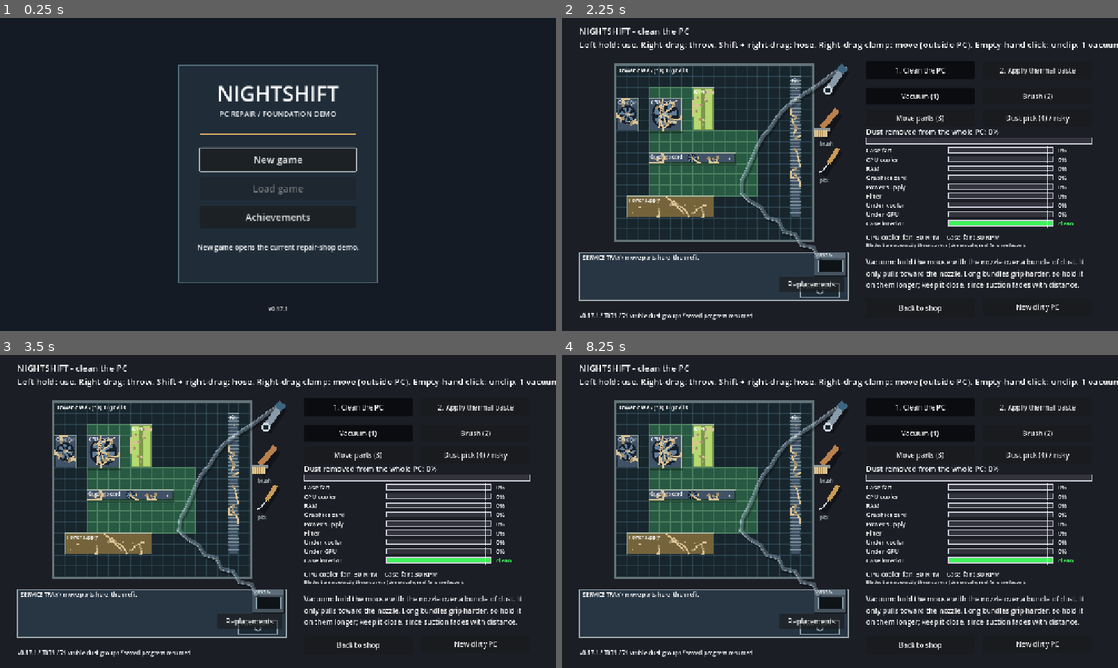
Above: before the commit, frames 1-4 (two rows, left to right).
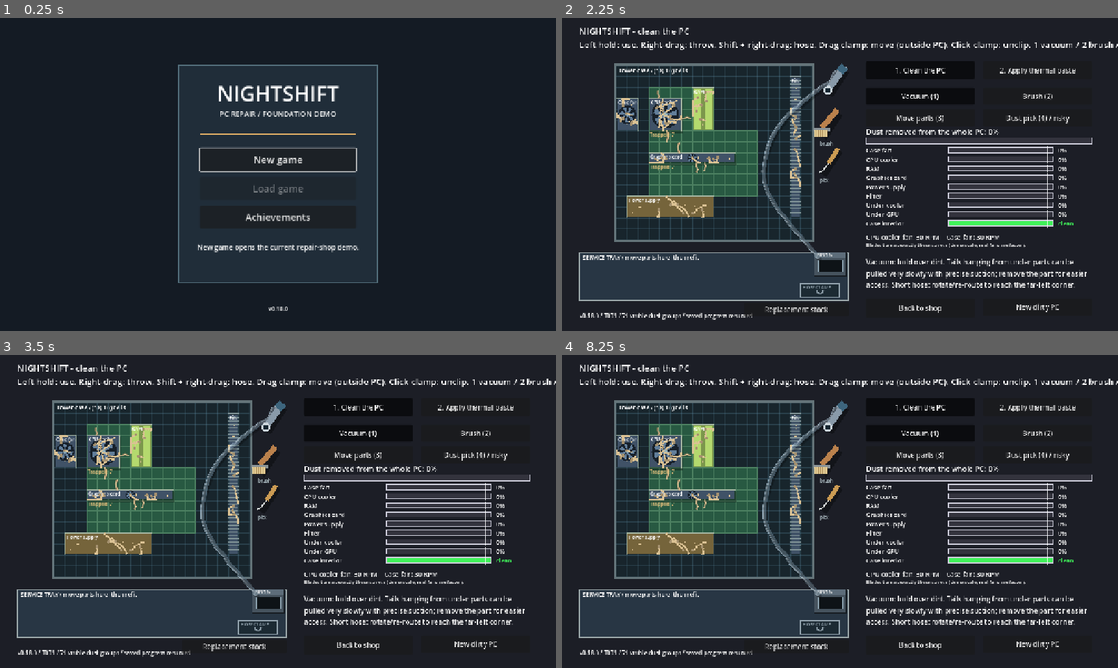
Above: after the commit, the same moments.

Repository: 123rearearcode/nighshift_real
Game: Godot game, scene res://scenes/start.tscn
Two runs of this game, one before a commit and one after it. Both use one fixed random seed, a clock stepped at 60 frames per second and the inputs below.
Inputs:
- Up to frame 1 (0.25 s): no input
- Up to frame 2 (2.25 s): click "New game" at 0.5 s; click "Run final check" at 1.25 s; click "Open repair bench (clean + pa…" at 2 s
- Up to frame 3 (3.5 s): click "1. Clean the PC" at 2.75 s
- Up to frame 4 (8.25 s): click "2. Apply thermal paste" at 3.5 s; click "Mount cooler (timed)" at 4.25 s; click "Wipe with cloth" at 5 s; click "Clear all paste (instant)" at 5.75 s; click "Paste: thermal ($3)" at 6.5 s; click "Paste: TOOTHPASTE (scam)" at 7.25 s; click "1. Clean the PC" at 8 s

The runs differ from the first frame. In frame 1, less than 0.1% of the frame differs, in the area x 50-52%, y 92-94%; in frame 2, 3.6%; in frame 3, 3.6%, in the area x 5-100%, y 7-96%; in frame 4, 3.6%.

Commit message:
v0.18.0: add trapped dust tails and fix clamp, hose reach and mount put-down
Expose existing pinned dust through short threads with slow precision suction. Make clamp left/right draggable without button overlap, calibrate base hose corner reach, and allow tool put-down throughout cooler mounting. Record cooler visual proposals separately.

Co-Authored-By: Codex GPT 6.1 Sol (model id gpt-6.1-sol) <noreply@openai.com>

Diff:
--- a/project.godot
+++ b/project.godot
@@ -11,7 +11,7 @@
 [application]
 
 config/name="Nightshift Foundation Trial"
-config/version="0.17.1"
+config/version="0.18.0"
 run/main_scene="res://scenes/start.tscn"
 config/features=PackedStringArray("4.7")
 
--- a/scripts/bench/dust_sim.gd
+++ b/scripts/bench/dust_sim.gd
@@ -12,6 +12,10 @@
 
 const DustZones = preload("res://scripts/data/dust_zones.gd")
 
+const TAIL_LIMIT: int = 3             # show only a few representative threads per installed part
+const TAIL_REACH: float = 12.0        # precision suction: the nozzle must touch an exposed thread
+const TAIL_PULL: float = 0.9          # slower than ordinary 4.0 pull; disassembly remains faster
+const TAIL_GRIP: float = 1.8          # extra resistance from the part pinning the chain
 const TOOL_VACUUM: int = 0
 const TOOL_BRUSH: int = 1
 
@@ -291,6 +295,63 @@
 func is_hidden(b: int) -> bool:
     return hidden_zones.has(b_zone[b])
 
+
+# Real trapped dirt, represented by a short visible thread beyond the housing edge.
+# This creates no extra particles/mass and never reveals the whole hidden bundle.
+func tail_nodes(b: int) -> PackedVector2Array:
+    var out := PackedVector2Array()
+    if b_state[b] == GONE or not is_hidden(b): return out
+    var list: Array = zone_bundles[b_zone[b]]
+    var candidates: Array = []
+    for index in range(list.size()-1,-1,-1):
+        var other: int = int(list[index])
+        if b_state[other] != GONE and b_n[other] > 1: candidates.append(other)
+    if candidates.is_empty():
+        for index in range(list.size()-1,-1,-1):
+            var other: int = int(list[index])
+            if b_state[other] != GONE: candidates.append(other)
+    var rank: int = candidates.find(b)
+    if rank < 0 or rank >= TAIL_LIMIT: return out
+    var cover: String = str(_zones[b_zone[b]].get("covered_by",""))
+    for blocker: Dictionary in blockers:
+        if str(blocker["id"]) != cover: continue
+        var rect: Rect2 = blocker["rect"]
+        var at: Vector2 = b_center[b].clamp(rect.position+Vector2.ONE*3.0,rect.end-Vector2.ONE*3.0)
+        var gaps: Array = [at.x-rect.position.x,rect.end.x-at.x,at.y-rect.position.y,rect.end.y-at.y]
+        var normals: Array = [Vector2.LEFT,Vector2.RIGHT,Vector2.UP,Vector2.DOWN]
+        var side: int = 0
+        for edge in range(1,4):
+            if float(gaps[edge]) < float(gaps[side]): side = edge
+        var normal: Vector2 = normals[side]
+        var lip: Vector2 = at+normal*float(gaps[side])
+        var length: float = (18.0+float(b%3)*3.0 if b_n[b] > 1 else 9.0)+b_stress[b]*4.0
+        var points: int = 4 if b_n[b] > 1 else 2
+        for k in range(points):
+            var along: float = float(k)/float(points-1)
+            var wobble: float = sin(float(b*5+k*2)+b_life[b]*18.0)*b_stress[b]*1.0
+            var point: Vector2 = lip+normal*(-1.0+along*length)+normal.orthogonal()*(sin(float(b+k*2))*2.0+wobble)
+            out.append(point.clamp(case_bounds.position+Vector2.ONE,case_bounds.end-Vector2.ONE))
+        return out
+    return out
+
+
+func _step_tail(b: int, delta: float, tool_pos: Vector2, vac_on: bool) -> void:
+    var tail: PackedVector2Array = tail_nodes(b)
+    var outside: bool = true
+    for blocker: Dictionary in blockers:
+        if (blocker["rect"] as Rect2).grow(1.0).has_point(tool_pos): outside = false
+    if vac_on and outside and not tail.is_empty() and _nearest_dist(tail,tool_pos) <= TAIL_REACH:
+        b_pull[b] += TAIL_PULL*vac_ramp*delta
+        b_life[b] += delta
+    else:
+        b_pull[b] = maxf(0.0,b_pull[b]-PULL_DECAY*delta)
+    var target: float = b_grip[b]*TAIL_GRIP
+    b_stress[b] = clampf(b_pull[b]/target,0.0,1.0)
+    if b_pull[b] >= target:
+        swallowed += b_remaining[b]
+        _remove(b)
+        motion_changed = true
+
 func has_access(b: int, tool_pos: Vector2) -> bool:
     if is_hidden(b): return false
     var zone_id: String = str(_zones[b_zone[b]]["id"])
@@ -354,7 +415,9 @@
     var existing: int = count
     for b in range(existing):
         var st: int = b_state[b]
-        if st == GONE or is_hidden(b):
+        if st == GONE: continue
+        if is_hidden(b):
+            _step_tail(b,delta,tool_pos,vac_on)
             continue
         if st == STUCK:
             _step_stuck(b, delta, tool_pos, tool_vel, vac_on, brushing, brush_k)
--- a/scripts/bench/hose_sim.gd
+++ b/scripts/bench/hose_sim.gd
@@ -7,8 +7,8 @@
 extends RefCounted
 
 const POINTS: int = 24
-const BASE_LENGTH: float = 640.0      # px; reaches every part of the PC from the bin
-const LONG_LENGTH: float = 860.0      # px; with the "longer hose" upgrade
+const BASE_LENGTH: float = 560.0      # px; far-left corner needs careful nozzle rotation/routing
+const LONG_LENGTH: float = 760.0      # px; with the longer-hose upgrade
 const DAMPING: float = 0.78           # share of speed kept each physics step (table friction)
 const ITERATIONS: int = 20           # fewer than ~20 lets the bending limit and obstacles fight (found by simulation)
 const SMOOTHING: float = 0.0          # bending smoothing: any value above ~0.002 keeps a slack hose wriggling forever (found by simulation), so none
--- a/scripts/view/bench_view.gd
+++ b/scripts/view/bench_view.gd
@@ -110,6 +110,8 @@
 var clear_button: Button
 const SECURE_LEVER := Rect2(552, 250, 44, 210)   # the cooler's retention lever beside the socket: click it to secure the cooler
 var time_up_told: bool = false
+var clamp_button: int = 0
+var clamp_press := Vector2.ZERO
 var material_button: Button           # thermal paste or toothpaste (a scam)
 var complete_button: Button           # Complete repaste: appears after a mount, works on a good result
 var clean_controls: Array = []
@@ -229,7 +231,7 @@
     tool_buttons.append(move_button)
     var pick_button: Button = _make_button("Dust pick (4) / risky", Vector2(PANEL_X + 270, 210), Vector2(250, 40), _select_tool.bind(3), tool_group)
     tool_buttons.append(pick_button)
-    var parts_button: Button = _make_button("Replacements", Vector2(500, 595), Vector2(150, 35), _open_replacements)
+    var parts_button: Button = _make_button("Replacement stock", Vector2(420, 655), Vector2(240, 28), _open_replacements)
     clean_controls = [vac, brush, reset_dust, move_button, pick_button, parts_button]
 
     mount_button = _make_button("Mount cooler (timed)", Vector2(PANEL_X, 160), Vector2(250, 40), _on_mount_pressed)
@@ -261,6 +263,7 @@
         access.dragging = ""
         _sync_part_geometry()
     stage = new_stage
+    clamp_button = 0
     holding = false
     tools.select("syringe" if stage == STAGE_PASTE else (["vacuum","brush","vacuum","pick"][active_tool]), _pointer())
     if stage == STAGE_CLEAN and active_tool == 2: tools.park()
@@ -274,7 +277,7 @@
     if stage == STAGE_CLEAN:
         status_label.position = Vector2(PANEL_X, 550)
         status_label.size = Vector2(520, 85)
-        title_label.text = "NIGHTSHIFT - clean the PC\nLeft hold: use. Right-drag: throw. Shift + right-drag: hose. Right-drag clamp: move (outside PC). Empty-hand click: unclip. 1 vacuum / 2 brush / 3 parts / 4 pick. Wheel or Q/E: rotate."
+        title_label.text = "NIGHTSHIFT - clean the PC\nLeft hold: use. Right-drag: throw. Shift + right-drag: hose. Drag clamp: move (outside PC). Click clamp: unclip. 1 vacuum / 2 brush / 3 parts / 4 pick. Wheel or Q/E: rotate."
         if _done_count() == zones.size():
             _set_status("Cleanliness target met. %d real dust groups remain; finish vacuuming or continue to paste. New dirty PC starts another practice job." % dust.visible_count(), 1)
         else:
@@ -301,7 +304,7 @@
     if active_tool == 2:
         return "Move parts: drag cooler or GPU onto the tray. Clean their surfaces there, then clean the exposed board. Drag each back to its mount before final check."
     if active_tool == DustSim.TOOL_VACUUM:
-        return "Vacuum: hold the mouse with the nozzle over a bundle of dust. It only pulls toward the nozzle. Long bundles grip harder, so hold it on them longer; keep it close, since suction fades with distance."
+        return "Vacuum: hold over dirt. Tails hanging from under parts can be pulled very slowly with precise suction; remove the part for easier access. Short hose: rotate/re-route to reach the far-left corner."
     return "Brush: sweep the bristles over dust to loosen it (it turns lighter). Fast strokes scatter it through the case; watch for trapped dust and clogged filter. The brush removes nothing by itself; vacuum the loosened bundle afterwards, which is faster."
 
 
@@ -309,6 +312,8 @@
     if is_instance_valid(replacement_panel) and replacement_panel.visible: return
     if access.dragging != "": access.dragging = ""
     holding = false
+    clamp_button = 0
+    tools.end_clamp_drag()
     active_tool = new_tool
     if new_tool != 2: tools.select(["vacuum","brush","vacuum","pick"][new_tool], _pointer())
     else: tools.park()
@@ -339,6 +344,7 @@
     if paste.total_deposited < 1.0:
         _set_status("Squeeze some paste onto the CPU first: hold the left mouse button over it.", 2)
         return
+    tools.park()   # pressing the cooler uses free hands; a syringe must not stay stuck to the cursor
     mount.start()
     holding = false
     wiping = false
@@ -456,11 +462,18 @@
         pointer_event = event.position
     if event is InputEventMouseButton:
         var mb: InputEventMouseButton = event
-        if stage == STAGE_CLEAN and mb.button_index == MOUSE_BUTTON_RIGHT:
-            if not mb.pressed and tools.clamp_dragging:
+        if stage == STAGE_CLEAN and mb.button_index in [MOUSE_BUTTON_LEFT,MOUSE_BUTTON_RIGHT]:
+            if not mb.pressed and clamp_button == mb.button_index:
+                tools.move_clamp(mb.position)
+                var clicked: bool = clamp_press.distance_to(mb.position) < 5.0
                 tools.end_clamp_drag()
+                if clicked and clamp_button == MOUSE_BUTTON_LEFT: tools.unclamp_hose()
+                clamp_button = 0
+                holding = false
                 return
             if mb.pressed and tools.hose_grab < 0 and tools.begin_clamp_drag(mb.position):
+                clamp_button = mb.button_index
+                clamp_press = mb.position
                 holding = false
                 return
         # Middle mouse turns the held tool: spin the wheel, or hold the middle button and drag sideways.
@@ -480,12 +493,7 @@
                 _set_status("That section cannot reach the clamp. Grab farther along the hose and try again.", 2)
             holding = false
             return
-        if mb.button_index == MOUSE_BUTTON_LEFT and mb.pressed and stage == STAGE_CLEAN and not tools.equipped and tools.hose_clamp > 0 and tools.clamp_rect().has_point(mb.position):
-            tools.unclamp_hose()
-            _set_status("Hose unclipped. Shift + right-drag to move it again.", 0)
-            holding = false
-            return
-        if mb.button_index == MOUSE_BUTTON_RIGHT and (active_tool != 2 or mb.shift_pressed) and not mount.active:
+        if mb.button_index == MOUSE_BUTTON_RIGHT and (stage == STAGE_PASTE or active_tool != 2 or mb.shift_pressed):
             if mb.pressed:
                 var candidate: String = "" if tools.equipped else tools.hit(mb.position,["vacuum","brush","pick"] if stage == STAGE_CLEAN else ["cloth","syringe"])
                 if (candidate == "" or mb.shift_pressed) and stage == STAGE_CLEAN and (not tools.equipped or mb.shift_pressed) and tools.grab_hose(mb.position):
--- a/scripts/view/cleaning_renderer.gd
+++ b/scripts/view/cleaning_renderer.gd
@@ -15,7 +15,13 @@
 static func draw_dust(canvas: CanvasItem, dust: DustSim) -> void:
     for b in range(dust.count):
         var st: int = dust.b_state[b]
-        if st == DustSim.GONE or dust.is_hidden(b):
+        if st == DustSim.GONE: continue
+        if dust.is_hidden(b):
+            var tail: PackedVector2Array = dust.tail_nodes(b)
+            if tail.size() > 1:
+                canvas.draw_polyline(tail,Color("8b7355"),4.0,true)
+                canvas.draw_polyline(tail,COLOR_DUST.lerp(Color("fff0b5"),dust.b_stress[b]),2.0,true)
+                for k in range(1,tail.size()): canvas.draw_circle(tail[k],1.8,COLOR_DUST)
             continue
         var nodes: PackedVector2Array = dust.shown[b]
         var color: Color = COLOR_DUST
@@ -29,6 +35,11 @@
         for p: Vector2 in nodes:
             canvas.draw_circle(p, 1.7 if nodes.size() == 1 else 2.4, color)
         if nodes.size() > 1: canvas.draw_circle(nodes[0], 3.4, color.darkened(0.25))   # the anchored end
+    for blocker: Dictionary in dust.blockers:
+        var trapped: int = dust.trapped_count(str(blocker["id"]))
+        if trapped > 0:
+            var rect: Rect2 = blocker["rect"]
+            UiStyle.label(canvas,rect.position+Vector2(2,rect.size.y+12),"Trapped: %d" % trapped,11,Color("e2bd7b"))
 
 
 static func draw_panel(canvas: CanvasItem, dust: DustSim, zones: Array, zone_done: Array, done_count: int, panel_x: float, cooler_rpm: float, case_rpm: float) -> void:
--- /dev/null
+++ b/tools/test_bench_feedback.gd
@@ -0,0 +1,150 @@
+# Visible trapped tails, real clamp input, short hose reach and mount-phase put-down regression.
+extends SceneTree
+const Dust = preload("res://scripts/bench/dust_sim.gd")
+const Zones = preload("res://scripts/data/dust_zones.gd")
+const Access = preload("res://scripts/bench/service_access.gd")
+const Rig = preload("res://scripts/bench/tool_rig.gd")
+const Hose = preload("res://scripts/bench/hose_sim.gd")
+var checks: int = 0
+var failed: int = 0
+
+func _initialize() -> void: call_deferred("run_checks")
+func check(ok: bool, message: String) -> void:
+    checks += 1
+    if not ok:
+        failed += 1
+        push_error("FAIL: "+message)
+
+func click(bench: Node, button: int, pressed: bool, at: Vector2) -> void:
+    var event := InputEventMouseButton.new()
+    event.button_index = button
+    event.pressed = pressed
+    event.position = at
+    bench._input(event)
+
+func new_bench(gs: Node) -> Node:
+    gs.new_game()
+    var bench: Node = load("res://scenes/bench.tscn").instantiate()
+    root.add_child(bench)
+    bench.set_physics_process(false)
+    return bench
+
+func run_checks() -> void:
+    var gs: Node = root.get_node("GameState")
+    var original: String = gs.save_path
+    gs.save_path = "user://bench_feedback_test_only.json"
+    test_tails()
+    var bench: Node = new_bench(gs)
+    var blocked_by_ui: bool = false
+    for child: Node in bench.get_children():
+        if child is Button and child.visible and child.get_global_rect().intersects(bench.tools.clamp_rect()): blocked_by_ui = true
+    check(not blocked_by_ui,"clamp has no overlapping button swallowing mouse input")
+    var start: Vector2 = bench.tools.clamp_position
+    click(bench,MOUSE_BUTTON_LEFT,true,start)
+    bench.scripted_pointer = Vector2(450,625)
+    for frame in range(20): bench._physics_process(1.0/60.0)
+    click(bench,MOUSE_BUTTON_LEFT,false,bench.scripted_pointer)
+    check(bench.tools.clamp_position.distance_to(start) > 100.0 and not bench.tools.clamp_dragging,"ordinary left drag moves and releases clamp")
+    var moved: Vector2 = bench.tools.clamp_position
+    click(bench,MOUSE_BUTTON_LEFT,true,moved)
+    click(bench,MOUSE_BUTTON_LEFT,false,bench.dust.case_bounds.get_center())
+    check(bench.tools.clamp_position == moved,"dragging clamp into PC leaves its last valid position")
+    click(bench,MOUSE_BUTTON_RIGHT,true,moved)
+    click(bench,MOUSE_BUTTON_RIGHT,false,Vector2(500,625))
+    check(bench.tools.clamp_position.distance_to(Vector2(500,625)) < 1.0,"right drag also moves fixture without an intervening physics frame")
+    bench.tools.hose_grab = 8
+    bench.tools.release_hose(bench.tools.clamp_position)
+    click(bench,MOUSE_BUTTON_LEFT,true,bench.tools.clamp_position)
+    click(bench,MOUSE_BUTTON_LEFT,false,bench.tools.clamp_position)
+    check(bench.tools.hose_clamp == -1,"stationary left click still unclips parked hose")
+    var before_switch: Vector2 = bench.tools.clamp_position
+    click(bench,MOUSE_BUTTON_LEFT,true,before_switch)
+    bench._select_tool(0)
+    click(bench,MOUSE_BUTTON_LEFT,false,bench.dust.case_bounds.get_center())
+    check(bench.tools.clamp_position == before_switch and not bench.tools.clamp_dragging and bench.clamp_button == 0,"switching tools cancels clamp capture without a later phantom move")
+    bench.free()
+    for profile: String in ["tower","compact"]:
+        bench = new_bench(gs)
+        if profile == "compact":
+            bench.free()
+            gs.job["layout"] = profile
+            bench = load("res://scenes/bench.tscn").instantiate()
+            root.add_child(bench)
+            bench.set_physics_process(false)
+        var corner: Vector2 = bench.dust.case_bounds.position
+        bench.scripted_pointer = corner
+        bench._select_tool(0)
+        bench.tools.rotate_steps(6)
+        for frame in range(240): bench._physics_process(1.0/60.0)
+        var error: float = bench.tools.contact().distance_to(corner)
+        var span: float = bench.tools.hose_end().distance_to(bench.tools.hose.anchor)
+        check(error < 22.0,profile+" base hose can just reach far-left corner with nozzle rotated (error %.1f)"%error)
+        check(span > Hose.BASE_LENGTH*0.98 and span < Hose.BASE_LENGTH*Rig.HOSE_STRETCH_LIMIT+1.0,profile+" far corner requires a nearly taut hose")
+        bench.scripted_pointer = corner-Vector2(80,0)
+        for frame in range(240): bench._physics_process(1.0/60.0)
+        check(bench.tools.contact().distance_to(bench.scripted_pointer) > 35.0,profile+" base hose has no spare reach far beyond case")
+        bench.free()
+    bench = new_bench(gs)
+    bench._select_tool(2) # mode from the cleaning stage must not block paste-tool put-down
+    bench._select_stage(1)
+    var at := Vector2(610,450)
+    bench.tools.select("syringe",at)
+    click(bench,MOUSE_BUTTON_RIGHT,true,at)
+    click(bench,MOUSE_BUTTON_RIGHT,false,at)
+    check(not bench.tools.equipped,"paste tools can be put down after entering from Move parts mode")
+    bench.paste.deposit(25,25,117.0)
+    bench.tools.select("syringe",at)
+    bench._on_mount_pressed()
+    check(bench.mount.active and not bench.tools.equipped,"starting cooler press sets held tool down automatically")
+    for expired: bool in [false,true]:
+        if expired: bench.mount.time_left = 0.0
+        bench.tools.select("cloth",at)
+        var before: float = bench.mount.time_left
+        click(bench,MOUSE_BUTTON_RIGHT,true,at)
+        click(bench,MOUSE_BUTTON_RIGHT,false,at)
+        check(not bench.tools.equipped and not bench.tools.carrying,"tool can be put down while cooler waits for lever (expired=%s)"%expired)
+        check(bench.mount.active and bench.mount.time_left == before and bench.mount_result.is_empty(),"put-down does not finish/reset cooler or fake a lever action")
+    bench.free()
+    for suffix in ["", ".bak", ".tmp"]: DirAccess.remove_absolute(gs.save_path+suffix)
+    gs.save_path = original
+    gs.new_game(false)
+    print("Bench feedback checks: %d, failures: %d"%[checks,failed])
+    quit(1 if failed else 0)
+
+func test_tails() -> void:
+    var dust := Dust.new()
+    dust.setup(Zones.zones(),Vector2.ZERO,12345)
+    var access := Access.new()
+    access.setup(Zones.zones(),Vector2.ZERO,[])
+    dust.set_blockers(access.blockers())
+    var under: int = Zones.index_of("under_gpu")
+    var b: int = -1
+    for index: int in dust.zone_bundles[under]:
+        if dust.b_n[index] > 1 and not dust.tail_nodes(index).is_empty(): b = index
+    var tail: PackedVector2Array = dust.tail_nodes(b)
+    check(dust.is_hidden(b) and tail.size() == 4,"hidden GPU dust has a visible partial chain")
+    var rect: Rect2 = access.homes["gpu"]
+    check(not rect.has_point(tail[tail.size()-1]) and dust.case_bounds.has_point(tail[tail.size()-1]),"chain protrudes beyond housing and stays inside case")
+    var visible: int = 0
+    for index: int in dust.zone_bundles[under]:
+        if not dust.tail_nodes(index).is_empty(): visible += 1
+    check(visible == Dust.TAIL_LIMIT,"a few representative chains avoid exposing whole hidden dust field")
+    var target: Vector2 = tail[tail.size()-1]
+    var before: float = dust.remaining_fraction()
+    for frame in range(180): dust.step(1.0/60.0,Dust.TOOL_BRUSH,target,Vector2(500,0),true)
+    check(dust.b_state[b] != Dust.GONE and dust.remaining_fraction() == before,"brush cannot delete pinned dust through a visible tail")
+    for frame in range(120): dust.step(1.0/60.0,Dust.TOOL_VACUUM,dust.b_center[b],Vector2.ZERO,true)
+    check(dust.b_state[b] != Dust.GONE,"vacuum on covered center still cannot bypass housing")
+    var elapsed: float = 0.0
+    while dust.b_state[b] != Dust.GONE and elapsed < 25.0:
+        tail = dust.tail_nodes(b)
+        target = tail[tail.size()-1]
+        dust.step(1.0/60.0,Dust.TOOL_VACUUM,target,Vector2.ZERO,true)
+        elapsed += 1.0/60.0
+    check(dust.b_state[b] == Dust.GONE and dust.take_swallowed() > 0.0,"precise suction eventually extracts a real pinned chain")
+    check(elapsed > 3.0,"pinned tail needs a deliberate slow pull (%.2f s)"%elapsed)
+    check(dust.tail_nodes(b).is_empty() and dust.removed_fraction(under) > 0.0,"extraction removes its indication and credits actual hidden mass")
+    access.set_removed("gpu",true)
+    dust.set_blockers(access.blockers())
+    var still_there: int = dust.zone_bundles[under][0]
+    check(dust.tail_nodes(still_there).is_empty() and dust.has_access(still_there,dust.b_center[still_there]),"removing GPU reveals normal dirt instead of keeping tail-only restriction")
--- a/tools/test_regressions.gd
+++ b/tools/test_regressions.gd
@@ -1164,6 +1164,8 @@
     press.position = ToolRig.CLAMP_POINT
     press.button_index = MOUSE_BUTTON_LEFT
     bench._input(press)
+    release.button_index = MOUSE_BUTTON_LEFT
+    bench._input(release)
     check(bench.tools.hose_clamp < 0, "empty-hand click releases parked hose")
     press.button_index = MOUSE_BUTTON_RIGHT
     bench.tools.motions["pick"].center = mouse
Not shown, changed: CHANGELOG.md
Not shown, changed: DEVELOPMENT.md
Not shown, changed: HANDOFF.md
Not shown, changed: docs/CURRENT_STATE.md
Not shown, changed: docs/DECISIONS.md
Not shown, changed: docs/DESIGN.md
Not shown, changed: docs/DESIGN_PROPOSALS.md
Not shown, changed: docs/MINIGAME_RULES.md
Not shown, changed: docs/PROJECT_BRIEF.md
Not shown, changed: docs/ROADMAP.md
